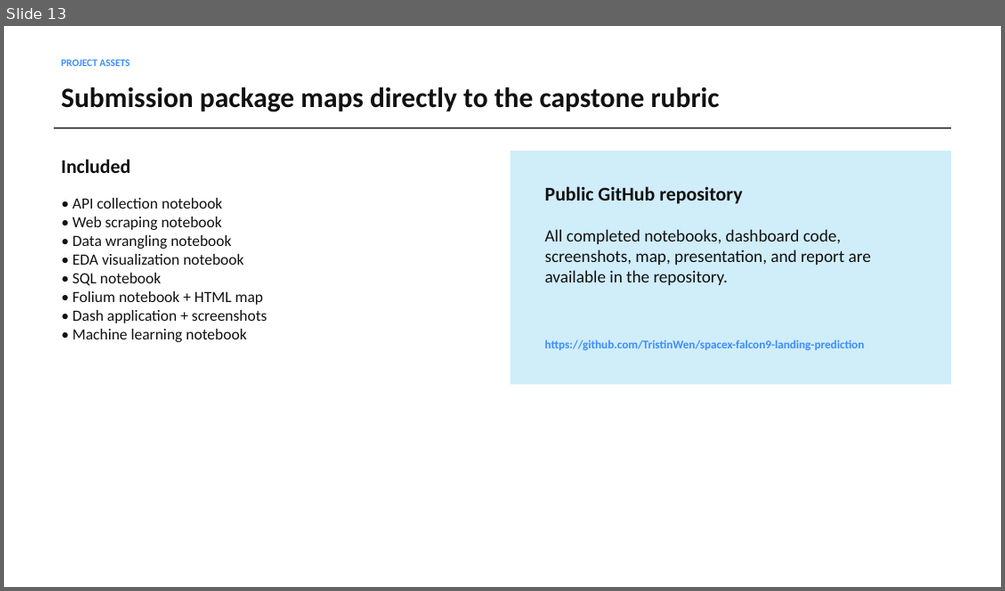
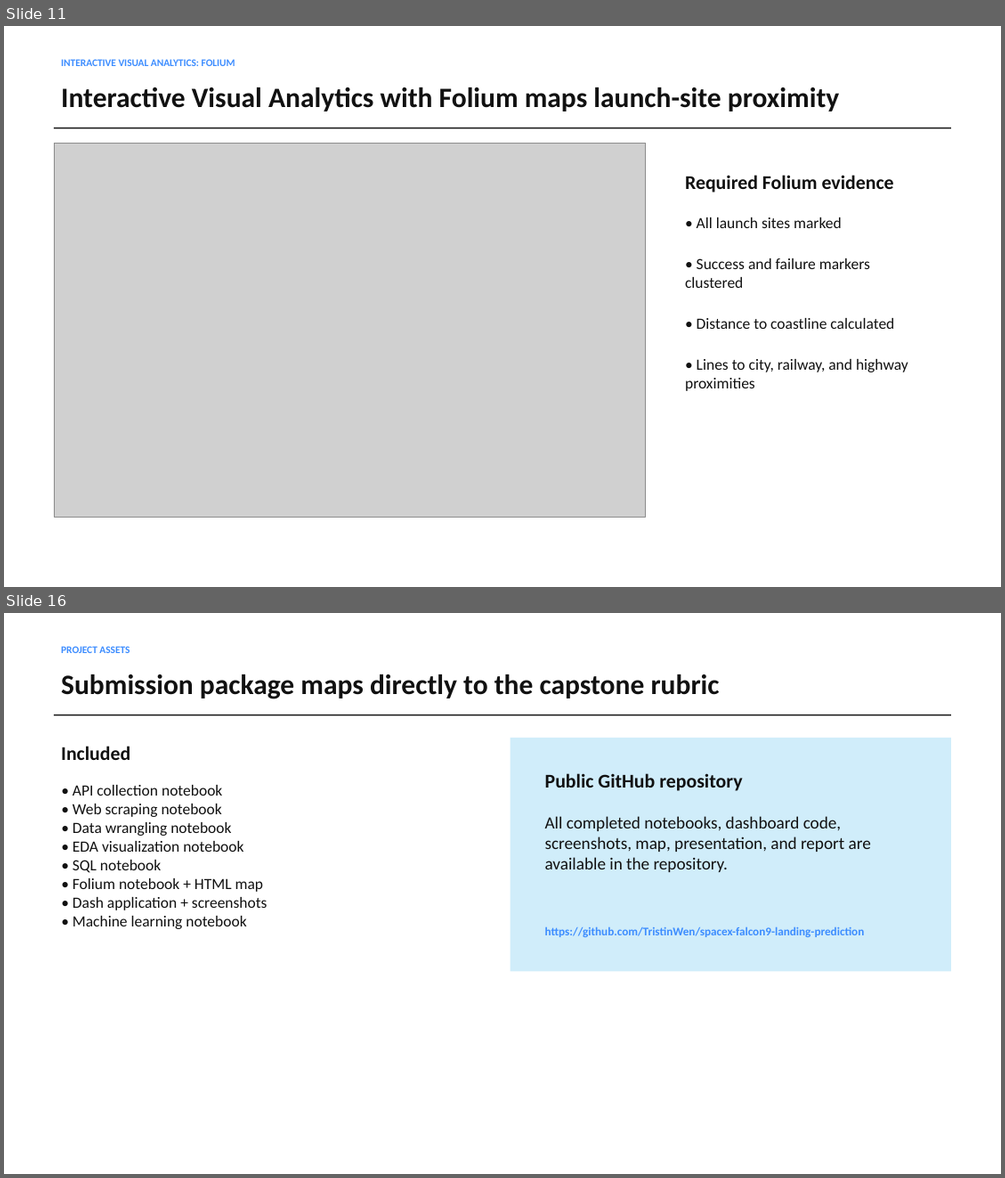
Before and after one commit to TristinWen/spacex-falcon9-landing-prediction, a slide deck: final-deliverables/SpaceX_Falcon9_Final_Presentation.pptx. Shown one above the other, each under a label of ours: slide 13 before the commit, slides 11 and 16 after it; the slides between them are not shown. The pictures are 1005x591 and 1005x1178 pixels, drawn with LibreOffice and Linux fonts; fonts in the diff are those of the drawing; grey boxes stand for pictures. Boxes give left, top, right and bottom in pixels: in the first picture for what was removed or moved away, otherwise in the second. Text is boxed around its words. In the diff, an @@ line names an element or a change of style, - is before the commit and + after.

```diff
--- a/final-deliverables/SpaceX_Falcon9_Final_Presentation.pptx
+++ b/final-deliverables/SpaceX_Falcon9_Final_Presentation.pptx
@@ slide 11 added at [4,26,1001,587], background #FFFFFF @@
@@ text added at [61,59,235,66], 9.8 pt, text #3D8DFF, bold @@
+INTERACTIVE VISUAL ANALYTICS: FOLIUM
@@ text added at [61,87,839,111], 27 pt, text #111111, bold @@
+Interactive Visual Analytics with Folium maps launch-site proximity
@@ rectangle added at [54,127,952,128], fill #111111 @@
@@ picture added at [54,143,647,516] @@
@@ text added at [685,175,894,192], 18.8 pt, text #111111, bold @@
+Required Folium evidence
@@ text added at [685,217,908,391], 15 pt, text #111111 @@
+• All launch sites marked
+• Success and failure markers clustered
+• Distance to coastline calculated
+• Lines to city, railway, and highway proximities
@@ what was slide 13 is now slide 16 @@
```
Also in this commit, not shown: 6 slides changed, 6 other slides added, 3 slides removed, 1 other file.
